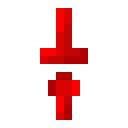
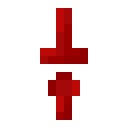
Comparing the layer stacks of the two 128×128 images. Changes:
painted on "Background" over [40,8,88,120]
